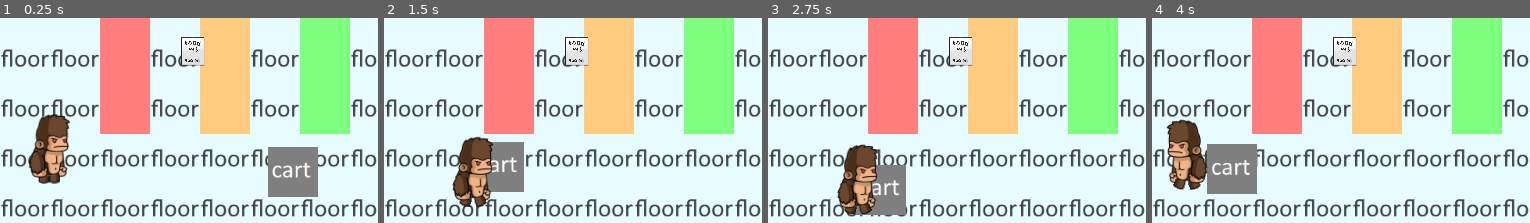
Above: before the commit, frames 1-4 (left to right).
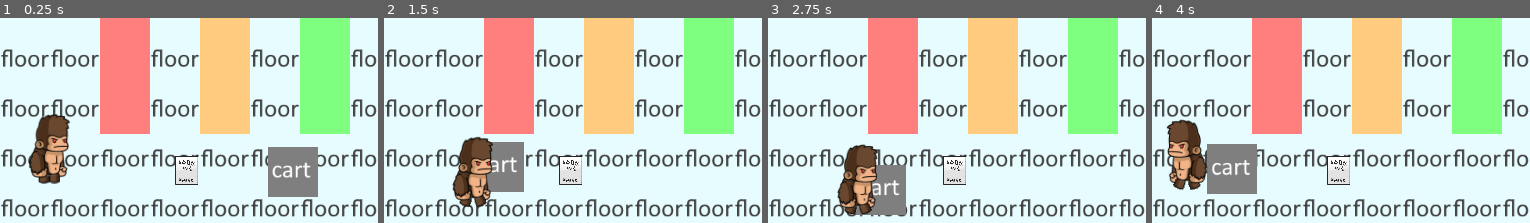
Above: after the commit, the same moments.

Repository: Jawfish/Overbooked
Game: Godot game, scene res://Engine/Main.tscn
Same seed, same stepped clock (60 frames per second), same inputs: the game is played once before the commit and once after it.
Inputs:
- Up to frame 1 (0.25 s): no input
- Up to frame 2 (1.5 s): hold D (move_right) 0.53-1.28 s; hold Space (interact) 0.53-1.28 s; hold S (move_down) from 1.28 s (still down); tap Space (interact) at 1.35 s
- Up to frame 3 (2.75 s): release S (move_down) at 2.03 s; hold D (move_right) from 2.03 s (still down); hold Space (interact) from 2.03 s (still down)
- Up to frame 4 (4 s): release D (move_right) at 2.78 s; release Space (interact) at 2.78 s; hold W (move_up) 2.78-3.53 s; tap Space (interact) at 2.85 s; tap Enter at 3.5 s; hold A (move_left) from 3.53 s (still down); hold Space (interact) from 3.53 s (still down)
The pictures show only the part of the screen within x 26-76%, y 46-96%; the shares and areas given below are measured in that part.

The runs differ from the first frame. In frame 1, 1.3% of the frame differs, in the area x 46-55%, y 9-82%; in frame 2, 1.3%; in frame 3, 1.3%; in frame 4, 1.3%.

Commit message:
move book to objects

Diff:
--- a/Engine/Main.tscn
+++ b/Engine/Main.tscn
@@ -2,7 +2,7 @@
 
 [ext_resource path="res://Actors/Player.tscn" type="PackedScene" id=1]
 [ext_resource path="res://Engine/World.tscn" type="PackedScene" id=2]
-[ext_resource path="res://Actors/Book.tscn" type="PackedScene" id=3]
+[ext_resource path="res://Objects/Book.tscn" type="PackedScene" id=3]
 [ext_resource path="res://Objects/CartObject.tscn" type="PackedScene" id=4]
 
 [node name="Main" type="Node2D"]
@@ -12,8 +12,8 @@
 [node name="Player" parent="." instance=ExtResource( 1 )]
 position = Vector2( 317.725, 481.367 )
 
+[node name="CartObject" parent="." instance=ExtResource( 4 )]
+position = Vector2( 630.539, 496.08 )
+
 [node name="Book" parent="." instance=ExtResource( 3 )]
-position = Vector2( 503.039, 341.225 )
-
-[node name="CartObject2" parent="." instance=ExtResource( 4 )]
-position = Vector2( 630.539, 496.08 )
+position = Vector2( 495.122, 494.298 )
Renamed: Actors/Book.tscn -> Objects/Book.tscn
